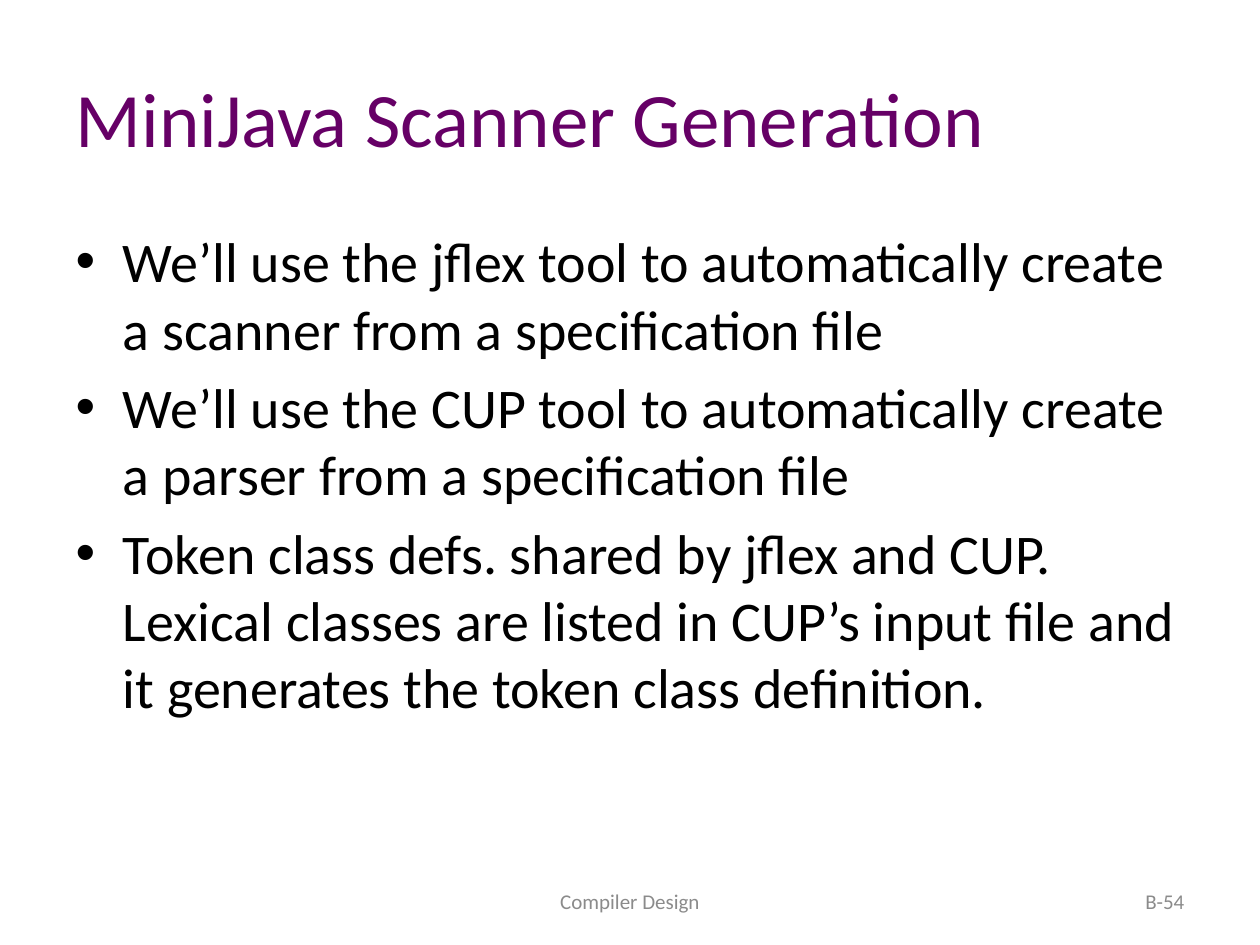
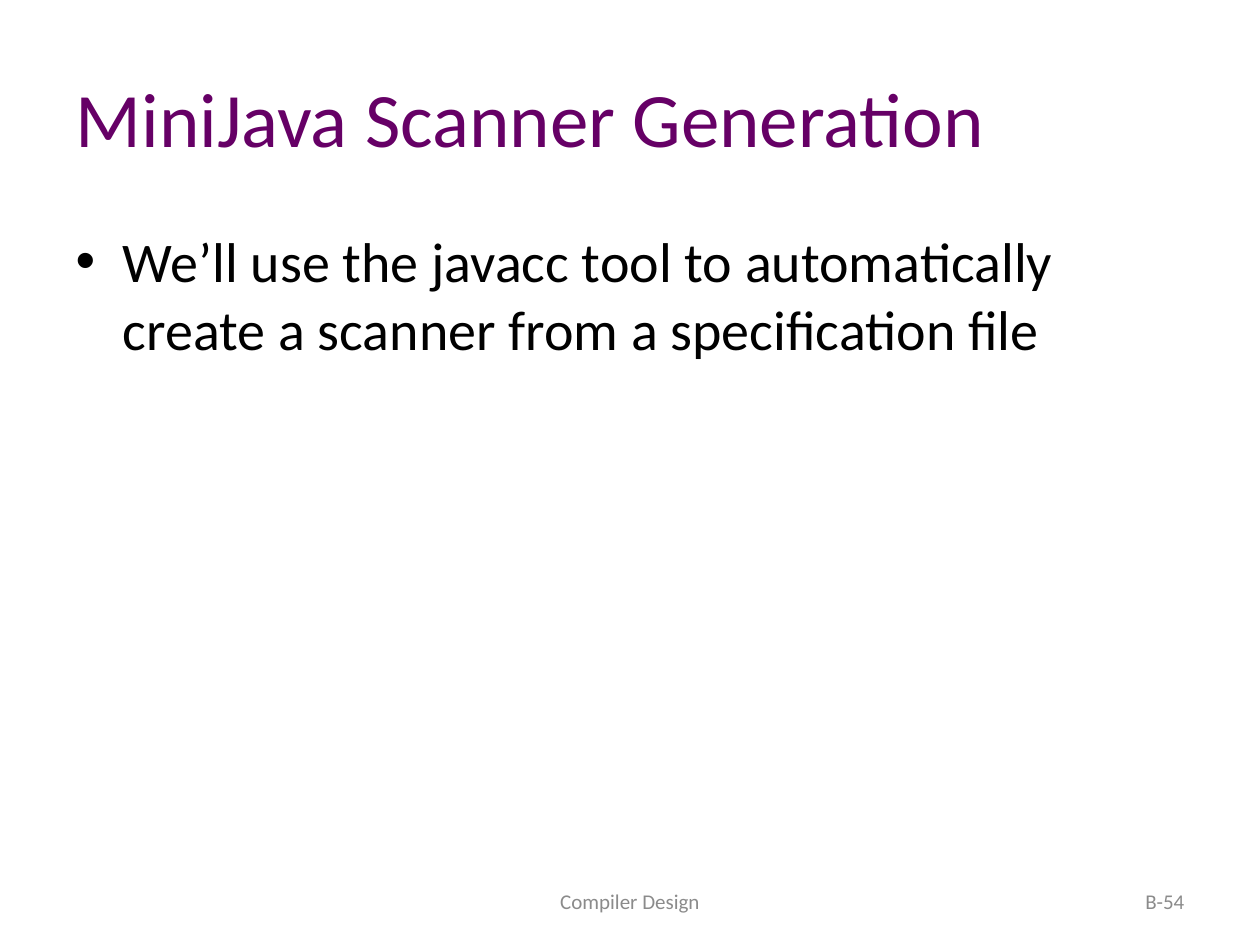
Before and after one commit to atu-se/atu.innomadic.com, a slide deck: slide 54 of courses/compilers/lectures/B-regexp.pptx. Drawn at 1260x945 pixels with LibreOffice and Linux fonts; fonts in the diff are those of the drawing. Boxes give left, top, right and bottom in pixels: in the first picture for what was removed or moved away, otherwise in the second. Text is boxed around its words. In the diff, an @@ line names an element or a change of style, - is before the commit and + after.

```diff
--- a/courses/compilers/lectures/B-regexp.pptx
+++ b/courses/compilers/lectures/B-regexp.pptx
@@ text at [123, 242, 1052, 359]: text changed @@
-• We’ll use the jflex tool to automatically create a scanner from a specification file
-• We’ll use the CUP tool to automatically create a parser from a specification file
-• Token class defs. shared by jflex and CUP. Lexical classes are listed in CUP’s input file and it generates the token class definition.
+• We’ll use the javacc tool to automatically create a scanner from a specification file
```
Also in this commit, not shown: 4 other files.
